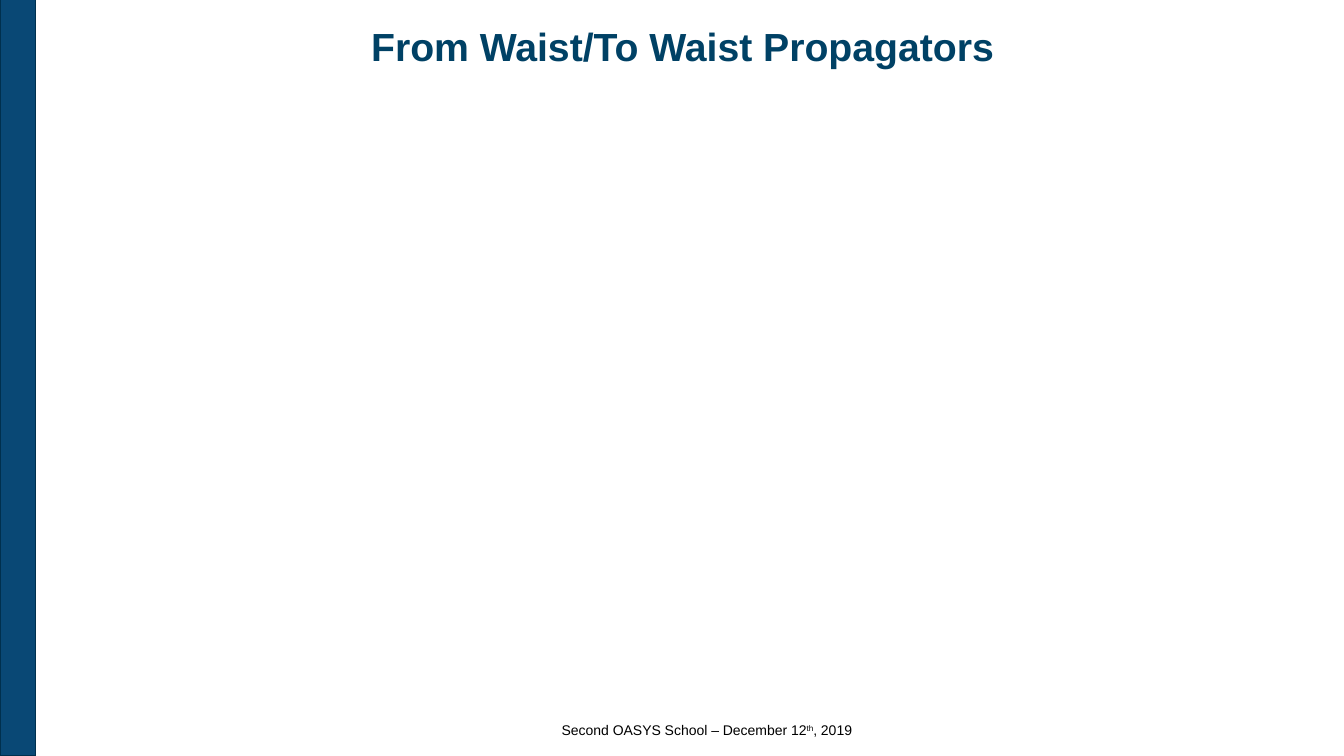
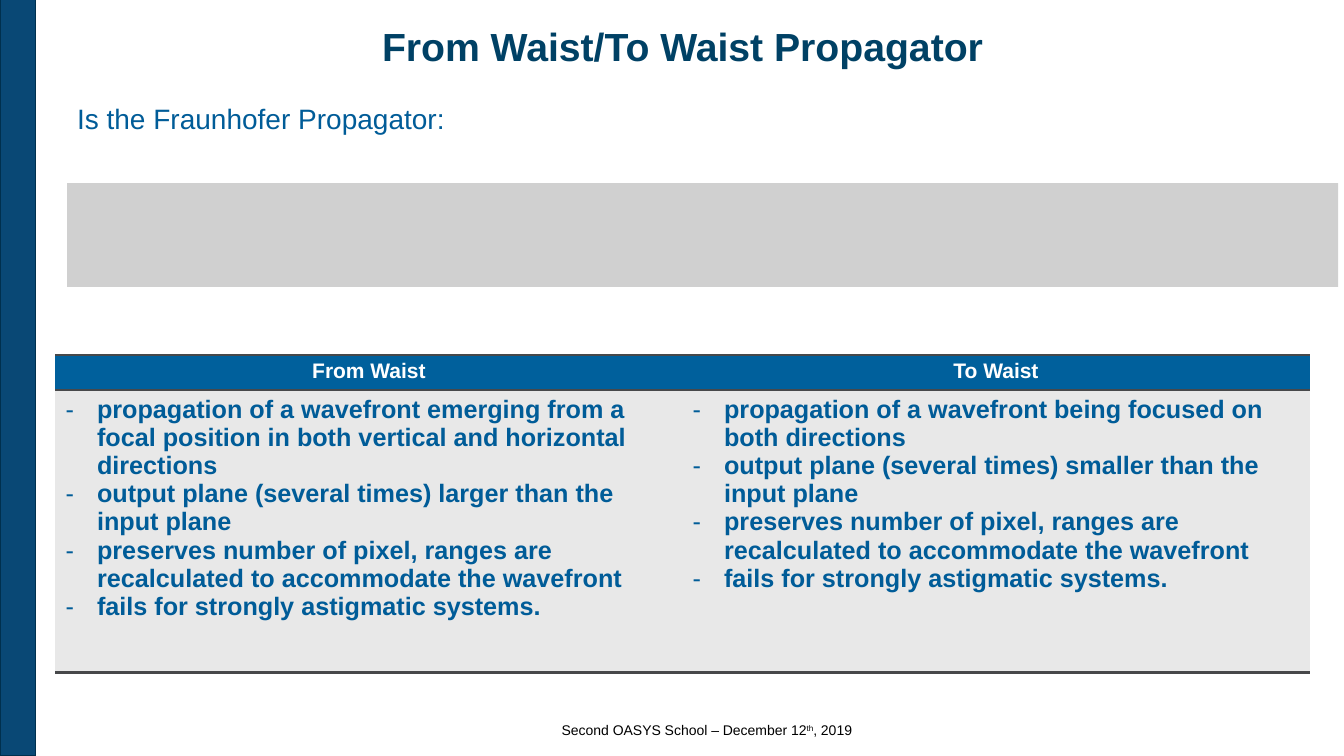
Before and after one commit to oasys-kit/oasys_school, a slide deck: slide 22 of second/slides/2_Introduction_to_SRW.pptx. Drawn at 1344x756 pixels with LibreOffice and Linux fonts; fonts in the diff are those of the drawing; grey boxes stand for pictures; background and template pictures are left out. Boxes give left, top, right and bottom in pixels: in the first picture for what was removed or moved away, otherwise in the second. Text is boxed around its words. In the diff, an @@ line names an element or a change of style, - is before the commit and + after.

```diff
--- a/second/slides/2_Introduction_to_SRW.pptx
+++ b/second/slides/2_Introduction_to_SRW.pptx
@@ title at bbox=[382, 32, 983, 69]: text changed @@
-From Waist/To Waist Propagators
+From Waist/To Waist Propagator
@@ text added at bbox=[77, 108, 444, 134], 20 pt, text #005C98 @@
+Is the Fraunhofer Propagator:
@@ picture added at bbox=[68, 184, 1339, 287] @@
@@ table added at bbox=[55, 355, 1310, 658], 2 rows, 2 columns @@
+From Waist | To Waist
+propagation of a wavefront emerging from a focal position in both vertical and horizontal directions / output plane (several times) larger than the input plane / preserves number of pixel, ranges are recalculated to accommodate the wavefront / fails for strongly astigmatic systems. | propagation of a wavefront being focused on both directions / output plane (several times) smaller than the input plane / preserves number of pixel, ranges are recalculated to accommodate the wavefront / fails for strongly astigmatic systems.
```
Also in this commit, not shown: 3 other slides changed.
